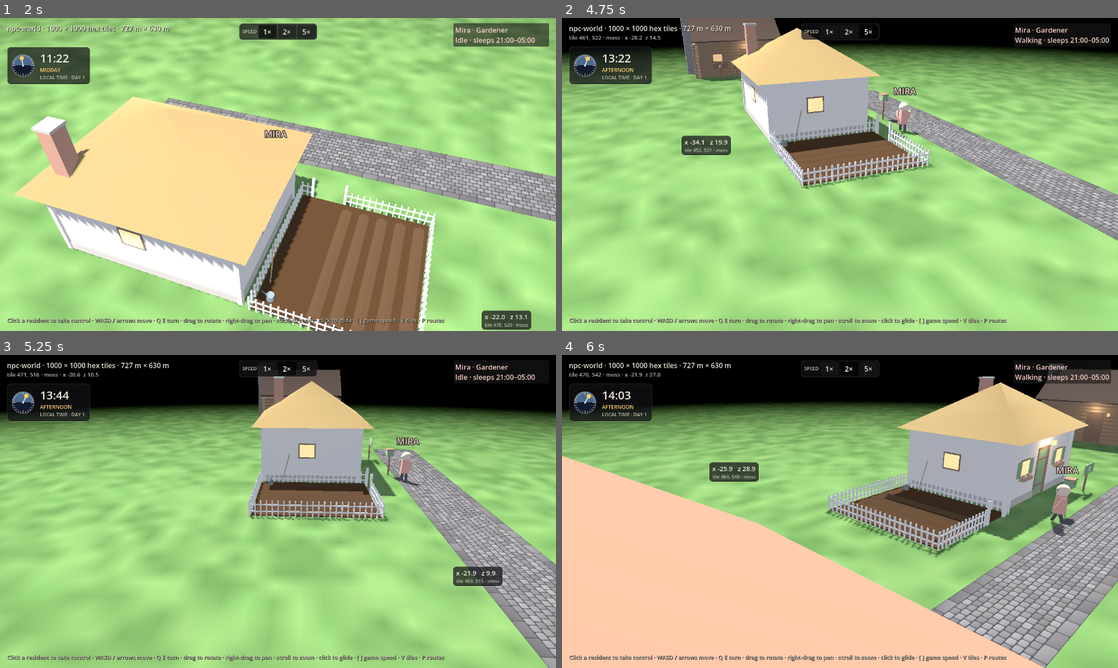
Above: before the commit, frames 1-4 (two rows, left to right).
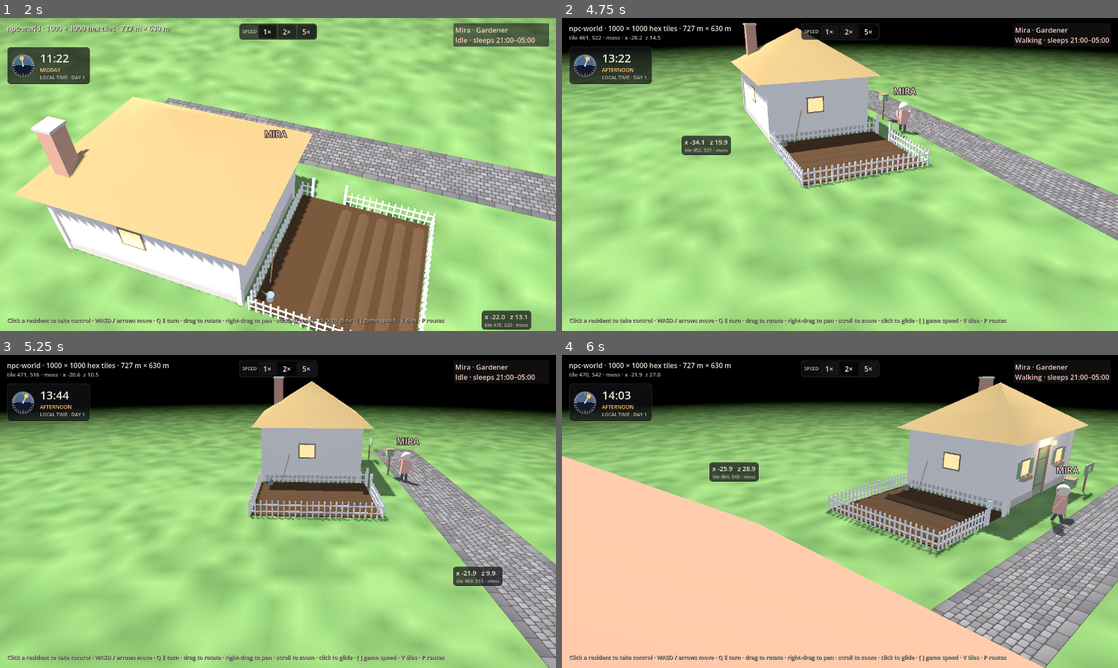
Above: after the commit, the same moments.

Repository: tibitzu/npc-world-godot
Game: Godot game, scene res://scenes/world/world.tscn
The game is run twice, just before and just after one commit, with the same random seed, the same clock (stepped at 60 frames per second) and the same inputs.
Inputs (mouse positions are in pixels of both pictures, inside the frame that each line leads up to):
- Up to frame 1 (2 s): click "Mira · Gardener Idle · sleeps…" at 0.5 s; click "Let go" at 1.25 s
- Up to frame 2 (4.75 s): tap A (cam_left) at 2, 2.75, 3.5 s; move the mouse to (962, 158) at 2.02 s; hold ] (speed_up) 2.03-2.75 s; hold S (cam_back) 2.03-2.75 s; click (962, 158) at 2.17 s; drag from (728, 190) to (812, 237) at 2.77 s; move the mouse to (895, 105) at 3.52 s; hold ] (speed_up) 3.53-4.25 s; hold A (cam_left) 3.53-4.25 s; drag from (812, 237) to (673, 127) at 4.27 s
- Up to frame 3 (5.25 s): tap A (cam_left) at 5 s; move the mouse to (444, 558) at 5.02 s; hold [ (speed_down) from 5.03 s (still down); hold Q (cam_turn_left) from 5.03 s (still down)
- Up to frame 4 (6 s): release [ (speed_down) at 5.75 s; release Q (cam_turn_left) at 5.75 s; tap A (cam_left) at 5.75 s; drag from (673, 464) to (756, 433) at 5.77 s

Frame 1 is identical in both runs. In frame 2, 2.3% of the frame differs, in the area x 21-40%, y 0-21%; in frame 3, 0.9%; in frame 4, 2.7%, in the area x 85-100%, y 2-32%.

Commit message:
Move the log cabin out to (-68.2, -68.2), its door facing Mira's cottage; bake building navmeshes square to the world so turned buildings join the world mesh
Co-Authored-By: Claude Opus 5.5 <noreply@anthropic.com>
Claude-Session: https://claude.ai/code/session_01GrieSD8FtGLQU19TCKvUTk

Diff:
--- a/data/buildings/cabin.tres
+++ b/data/buildings/cabin.tres
@@ -8,5 +8,5 @@
 id = "cabin"
 display_name = "Timber Hollow"
 scene = ExtResource("2_scene")
-position = Vector2(-50, 14.3)
-rotation = 90.0
+position = Vector2(-68.2, -68.2)
+rotation = 24.0
--- a/scripts/buildings/building.gd
+++ b/scripts/buildings/building.gd
@@ -148,21 +148,34 @@
 
 
 func _bake_nav() -> void:
+	# The region is laid square to the world, whichever way the building faces, so its edge meets
+	# the hole carved in the world's mesh (nav_rect(), square to the world) exactly.
 	var nm := WorldNav.new_nav_mesh()
-	var area := _nav_local().grow(WorldNav.BORDER)
+	var area := nav_rect()
+	area.position -= Vector2(position.x, position.z)
+	area = area.grow(WorldNav.BORDER)
 	nm.filter_baking_aabb = AABB(Vector3(area.position.x, WorldNav.BAKE_Y0, area.position.y), Vector3(area.size.x, 12.0, area.size.y))
 	nm.geometry_parsed_geometry_type = NavigationMesh.PARSED_GEOMETRY_STATIC_COLLIDERS
 	nm.geometry_collision_mask = 1          # the "world" layer: walls, furniture, floors, stairs (not the door)
 	nm.geometry_source_geometry_mode = NavigationMesh.SOURCE_GEOMETRY_ROOT_NODE_CHILDREN
 	var data := NavigationMeshSourceGeometryData3D.new()
 	NavigationServer3D.parse_source_geometry_data(nm, data, self)
-	# the open ground the building stands on, reaching past the bake area so its edges stay exact
-	var g := area.grow(1.0)
-	var c := [Vector3(g.position.x, 0, g.position.y), Vector3(g.end.x, 0, g.position.y),
-		Vector3(g.end.x, 0, g.end.y), Vector3(g.position.x, 0, g.end.y)]
+	# the open ground the building stands on, reaching well past the bake area (which clips it)
+	var h := area.grow(1.0).position.length() + area.grow(1.0).size.length()
+	var c := [Vector3(-h, 0, -h), Vector3(h, 0, -h), Vector3(h, 0, h), Vector3(-h, 0, h)]
 	data.add_faces(PackedVector3Array([c[0], c[1], c[2], c[0], c[2], c[3]]), global_transform)
+	# turn the parsed geometry (in the building's own axes) square to the world
+	var turn := Basis(Vector3.UP, rotation.y)
+	var v := data.get_vertices()
+	for k in range(0, v.size(), 3):
+		var q := turn * Vector3(v[k], v[k + 1], v[k + 2])
+		v[k] = q.x
+		v[k + 1] = q.y
+		v[k + 2] = q.z
+	data.set_vertices(v)
 	NavigationServer3D.bake_from_source_geometry_data(nm, data)
 	nav.navigation_mesh = nm
+	nav.rotation.y = -rotation.y
 	nav.position.y = -WorldNav.NAV_SINK
 
 
